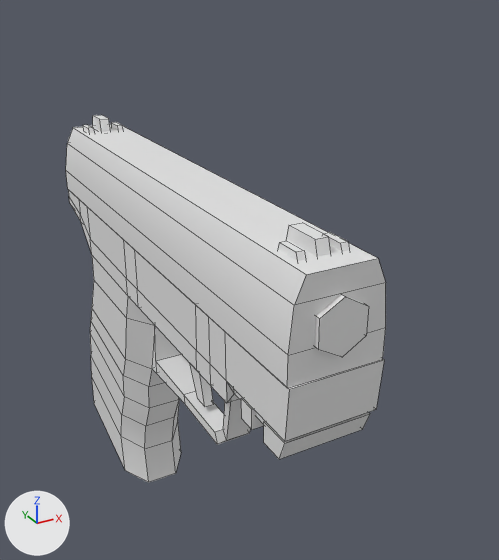
Before and after pictures for a commit that changed the Blender file src/blender/pistol.blend.
Before and after are seen from a 50 mm lens placed at (-0.071, -0.17, 0.098), pointed at (0.021, -0.002, 0.015). Lighting does not change. The marker at lower left points along +X, +Y and +Z. The older version comes first. Mesh edges are drawn as thin lines.

The older version as bpy lines, for what is in view:
```python
me_cube_002 = bpy.data.meshes.new('Cube.002')
me_cube_002.from_pydata(...)  # 180 vertices, 170 faces; spans x -0.011..0.011, y -0.077..0.076, z -0.072..0.047
me_cube_002.polygons.foreach_set('use_smooth', [True] * 170)
me_cube_003 = bpy.data.meshes.new('Cube.003')
me_cube_003.from_pydata(...)  # 64 vertices, 50 faces; spans x -0.011..0.011, y -0.114..0.038, z 0.0..0.026
me_cube_003.polygons.foreach_set('use_smooth', [True] * 50)
me_cube_004 = bpy.data.meshes.new('Cube.004')
me_cube_004.from_pydata(...)  # 24 vertices, 22 faces; spans x -0.0014..0.0014, y -0.0075..0.0077, z -0.0276..0.0065
me_cube_004.polygons.foreach_set('use_smooth', [True] * 22)
ob_pistol_root = bpy.data.objects.new('pistol_root', me_cube_002)
ob_pistol_root.location = (0.0, 0.0, 0.0)
ob_pistol_slide = bpy.data.objects.new('pistol_slide', me_cube_003)
ob_pistol_slide.parent = ob_pistol_root
ob_pistol_slide.location = (0.0, 0.0388, 0.0278)
ob_pistol_trigger = bpy.data.objects.new('pistol_trigger', me_cube_004)
ob_pistol_trigger.parent = ob_pistol_root
ob_pistol_trigger.location = (0.0, -0.0105, 0.0125)
```
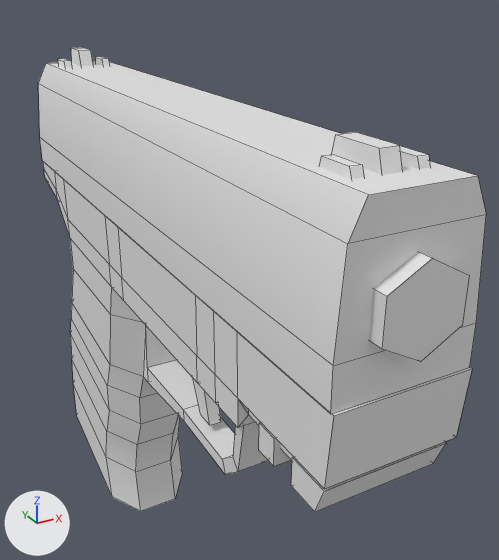
Location of each change, [x1, y1, x2, y2] in pixels of the pictures (499 x 560 px; the box of a moved part takes in the faces that stretch with it):
'pistol_slide', reshaped, moved (40% wider, 34% taller): before [66, 115, 386, 388]; after [39, 48, 486, 415]
'pistol_root', reshaped (36% wider, 19% taller): before [68, 190, 384, 483]; after [43, 162, 472, 512]
'pistol_trigger', moved: before [190, 364, 213, 407]; after [193, 379, 221, 425]
part 1 of me_cube_002, moved or reshaped: before [68, 190, 384, 483]; after [43, 162, 472, 511]
part 2 of me_cube_002, moved or reshaped: before [315, 294, 369, 357]; after [370, 252, 469, 362]
part 3 of me_cube_002, moved or reshaped: before [264, 412, 370, 459]; after [291, 442, 446, 512]
part 4 of me_cube_002, moved or reshaped: before [241, 398, 264, 430]; after [259, 423, 290, 466]
part 5 of me_cube_003, moved or reshaped: before [323, 232, 349, 251]; after [400, 146, 430, 169]
part 6 of me_cube_003, moved or reshaped: before [286, 223, 331, 257]; after [331, 132, 403, 175]
part 7 of me_cube_003, moved or reshaped: before [278, 241, 305, 261]; after [319, 154, 364, 180]
part 8 of me_cube_003, moved or reshaped: before [111, 122, 123, 130]; after [95, 57, 109, 65]
part 9 of me_cube_003, moved or reshaped: before [93, 115, 111, 132]; after [71, 48, 93, 66]
part 10 of me_cube_003, moved or reshaped: before [83, 125, 94, 133]; after [58, 59, 72, 67]
part 11 of me_cube_003, moved or reshaped: before [66, 124, 386, 388]; after [39, 60, 486, 415]

What the commit changed:
me_cube_002 is used by ob_pistol_root; location (0.0, 0.0, 0.0).
me_cube_002 had 180 vertices, 170 faces and spanned x -0.011..0.011, y -0.077..0.076, z -0.072..0.047.
me_cube_002 now has 180 vertices, 170 faces and spans x -0.015..0.015, y -0.098..0.095, z -0.09..0.067.
me_cube_002 part 1: the loose piece of 144 vertices spanning x -0.011..0.011, y -0.076..0.076, z -0.072..0.028 is scaled about the mesh origin by (1.33, 1.25, 1.25).
me_cube_002 part 2: the loose piece of 12 vertices spanning x -0.006..0.006, y -0.077..-0.069, z 0.032..0.045 is scaled about its middle by (1.49, 1.61, 1.4), then moved by (0.0, -0.018, 0.012).
me_cube_002 part 3: the loose piece of 8 vertices spanning x -0.011..0.011, y -0.074..-0.066, z 0.008..0.014 is scaled about the mesh origin by (1.33, 1.25, 1.25).
me_cube_002 part 4: the loose piece of 8 vertices spanning x -0.011..0.011, y -0.061..-0.056, z 0.008..0.014 is scaled about the mesh origin by (1.33, 1.25, 1.25).
Other edits to the shape of me_cube_002 do not show in these pictures.
me_cube_003 is used by ob_pistol_slide; parent ob_pistol_root; location (0.0, 0.0388, 0.0278).
me_cube_003 had 64 vertices, 50 faces and spanned x -0.011..0.011, y -0.114..0.038, z 0.0..0.026.
me_cube_003 now has 64 vertices, 50 faces and spans x -0.015..0.015, y -0.143..0.047, z 0.0..0.04.
me_cube_003 part 5: the loose piece of 8 vertices spanning x 0.004..0.006, y -0.109..-0.101, z 0.022..0.024 is moved by (0.002, -0.026, 0.013).
me_cube_003 part 6: the loose piece of 8 vertices spanning x -0.002..0.002, y -0.108..-0.097, z 0.022..0.025 is scaled about its middle by (1.33, 1.25, 1.25), then moved by (0.0, -0.026, 0.013).
me_cube_003 part 7: the loose piece of 8 vertices spanning x -0.006..-0.004, y -0.109..-0.101, z 0.022..0.024 is moved by (-0.002, -0.026, 0.013).
me_cube_003 part 8: the loose piece of 8 vertices spanning x 0.004..0.006, y 0.022..0.029, z 0.022..0.024 is scaled about its middle by (1.33, 1.25, 1.25), then moved by (0.002, 0.006, 0.013).
me_cube_003 part 9: the loose piece of 8 vertices spanning x -0.002..0.002, y 0.022..0.032, z 0.022..0.026 is scaled about its middle by (1.33, 1.25, 1.25), then moved by (0.0, 0.007, 0.013).
me_cube_003 part 10: the loose piece of 8 vertices spanning x -0.006..-0.004, y 0.022..0.029, z 0.022..0.024 is scaled about its middle by (1.33, 1.25, 1.25), then moved by (-0.002, 0.006, 0.013).
me_cube_003 part 11: 16 of 64 vertices moved; they spanned x -0.011..0.011, y -0.114..0.038, z 0.0..0.022 and now span x -0.015..0.015, y -0.143..0.047, z 0.0..0.035; mean shift (0.0, -0.01, 0.007); largest move (-0.008, -0.114, 0.022) -> (-0.011, -0.143, 0.035).
Object 'pistol_slide' (ob_pistol_slide) moves from (0.0, 0.0388, 0.0278) to (0.0, 0.0485, 0.0348).
Object 'pistol_trigger' (ob_pistol_trigger) moves from (0.0, -0.0105, 0.0125) to (0.0, -0.0131, 0.0156).
